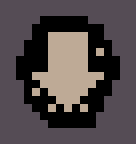
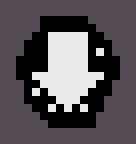
The second 136×144 image is a revision of the first. Changes to its layers:
painted on "MouseCursorDown.png" over [32, 32, 104, 112]
painted on "MouseCursorUp.png" over [32, 32, 104, 112]
painted on "MouseCursorLeft.png" over [32, 32, 104, 104]
painted on "MouseCursorRight.png" over [32, 40, 104, 112]
painted on "MouseCursorArrow.png" over [40, 48, 80, 88]
painted on "MouseCursorHand.png" over [32, 32, 104, 112]
painted on "MouseCursorSkull.png" over [32, 40, 96, 104]
painted on "MouseCursorCross.png" over [32, 24, 104, 112]
removed layer "MouseCursorWait" over [32, 24, 104, 112]
painted on "MouseCursorWait.png" over [32, 24, 96, 104]
